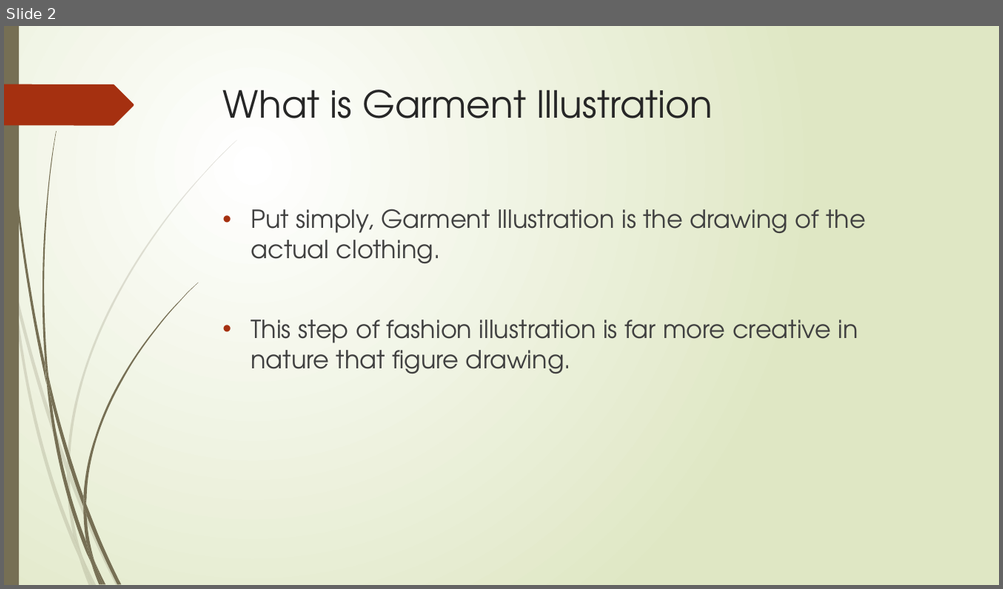
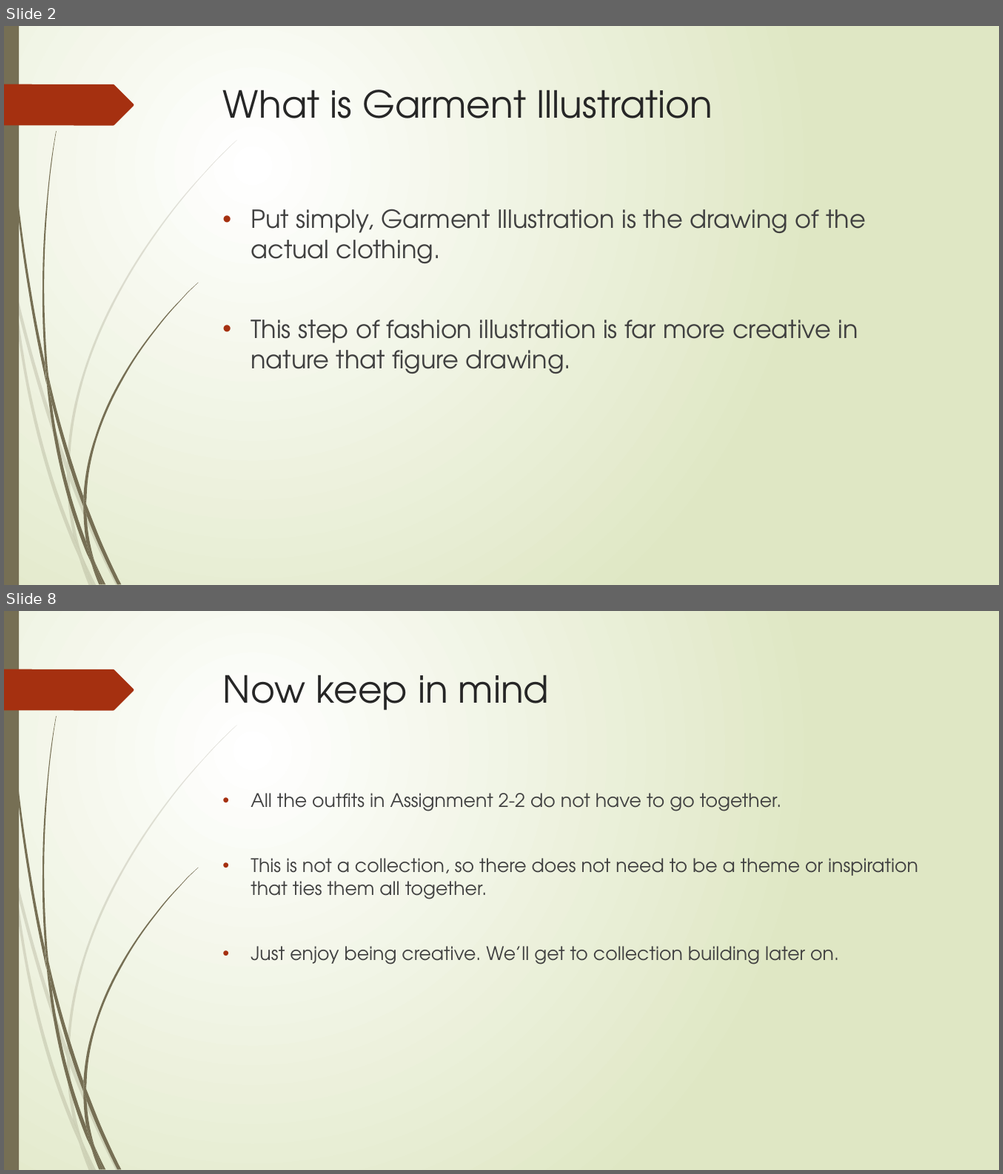
Before and after one commit to SammyKipp/FashionDesignCurriculum, a slide deck: Unit 1 - Figure Drawing and Illustration/Lesson 1.2.pptx. Shown one above the other, each under a label of ours: slide 2 before the commit, slides 2 and 8 after it; the slides between them are not shown. The pictures are 1003x589 and 1003x1174 pixels, drawn with LibreOffice and Linux fonts; fonts in the diff are those of the drawing. Boxes give left, top, right and bottom in pixels: in the first picture for what was removed or moved away, otherwise in the second. Text is boxed around its words. In the diff, an @@ line names an element or a change of style, - is before the commit and + after.

```diff
--- a/Unit 1 - Figure Drawing and Illustration/Lesson 1.2.pptx
+++ b/Unit 1 - Figure Drawing and Illustration/Lesson 1.2.pptx
@@ slide 8 added at (x1=4, y1=611, x2=999, y2=1170), background gradient #FFFFFF to #DFE8C4; not listed: 24 template elements that a slide beside it also shows @@
@@ title added at (x1=223, y1=675, x2=549, y2=710), 36 pt, text #262626 @@
+Now keep in mind
@@ text added at (x1=250, y1=793, x2=918, y2=965), 18 pt, text #404040 @@
+• All the outfits in Assignment 2-2 do not have to go together.
+• This is not a collection, so there does not need to be a theme or inspiration that ties them all together.
+• Just enjoy being creative. We’ll get to collection building later on.
```
Also in this commit, not shown: 1 slide changed, 4 other slides added, 7 slides removed, 1 other file.
